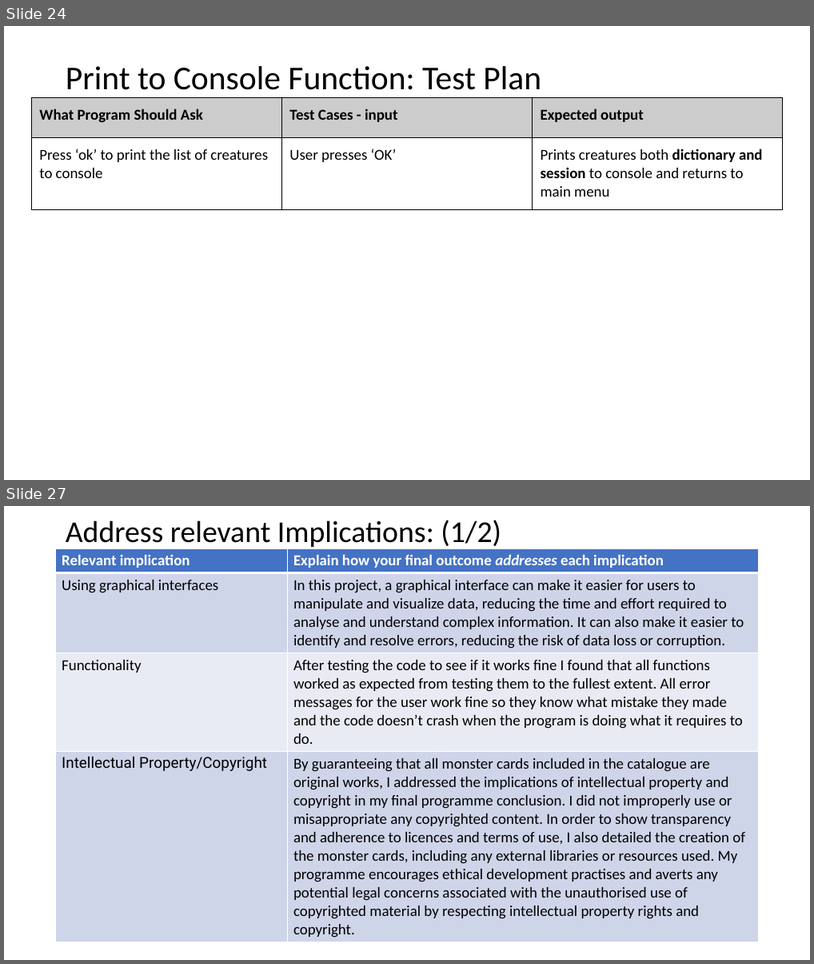
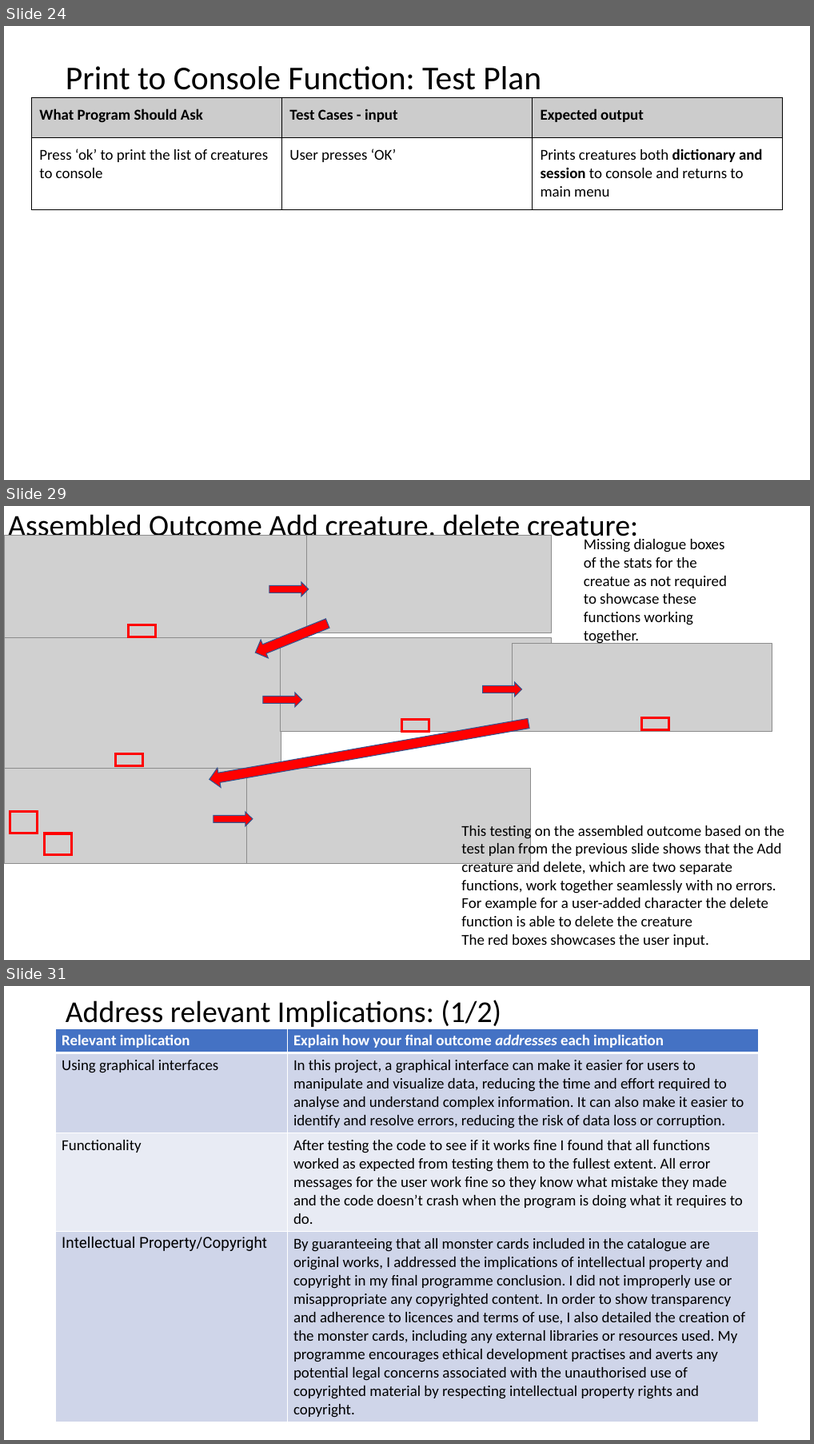
Before and after one commit to Jaxku/Assessment---Monster-Cards, a slide deck: 2.7 and 2.8 Documentation Template.pptx. Shown one above the other, each under a label of ours: slides 24 and 27 before the commit, slides 24, 29 and 31 after it; the slides between them are not shown. The pictures are 814x964 and 814x1444 pixels, drawn with LibreOffice and Linux fonts; fonts in the diff are those of the drawing; grey boxes stand for pictures. Boxes give left, top, right and bottom in pixels: in the first picture for what was removed or moved away, otherwise in the second. Text is boxed around its words. In the diff, an @@ line names an element or a change of style, - is before the commit and + after.

```diff
--- a/2.7 and 2.8 Documentation Template.pptx
+++ b/2.7 and 2.8 Documentation Template.pptx
@@ slide 29 added at <box>4,506,810,960</box>, background #FFFFFF @@
@@ title added at <box>8,514,638,543</box>, 36 pt, text #000000 @@
+Assembled Outcome Add creature, delete creature:
@@ picture added at <box>4,535,307,637</box> @@
@@ picture added at <box>307,535,552,632</box> @@
@@ text added at <box>584,539,727,644</box>, 18 pt, text #000000 @@
+Missing dialogue boxes of the stats for the creatue as not required to showcase these functions working together.
@@ right arrow added at <box>270,582,309,596</box>, fill #FF0000, outline #325491 1 pt @@
@@ rectangle added at <box>128,625,155,637</box>, outline #FF0000 3 pt @@
@@ right arrow added at <box>252,614,331,662</box>, fill #FF0000, outline #325491 1 pt @@
@@ picture added at <box>4,638,281,768</box> @@
@@ picture added at <box>281,638,551,731</box> @@
@@ picture added at <box>512,643,773,731</box> @@
@@ right arrow added at <box>263,692,302,707</box>, fill #FF0000, outline #325491 1 pt @@
@@ right arrow added at <box>483,682,522,696</box>, fill #FF0000, outline #325491 1 pt @@
@@ right arrow added at <box>208,714,531,789</box>, fill #FF0000, outline #325491 1 pt @@
@@ rectangle added at <box>402,719,430,731</box>, outline #FF0000 3 pt @@
@@ rectangle added at <box>642,718,670,730</box>, outline #FF0000 3 pt @@
@@ picture added at <box>4,768,246,863</box> @@
@@ rectangle added at <box>115,754,142,766</box>, outline #FF0000 3 pt @@
@@ picture added at <box>246,768,531,863</box> @@
@@ rectangle added at <box>10,812,38,832</box>, outline #FF0000 3 pt @@
@@ right arrow added at <box>214,812,253,826</box>, fill #FF0000, outline #325491 1 pt @@
@@ rectangle added at <box>45,833,72,855</box>, outline #FF0000 3 pt @@
@@ text added at <box>462,823,786,947</box>, 18 pt, text #000000 @@
+This testing on the assembled outcome based on the test plan from the previous slide shows that the Add creature and delete, which are two separate functions, work together seamlessly with no errors. For example for a user-added character the delete function is able to delete the creature
+The red boxes showcases the user input.
@@ what was slide 27 is now slide 31 @@
```
Also in this commit, not shown: 3 slides changed, 8 other slides added, 2 slides removed, 1 other file.
